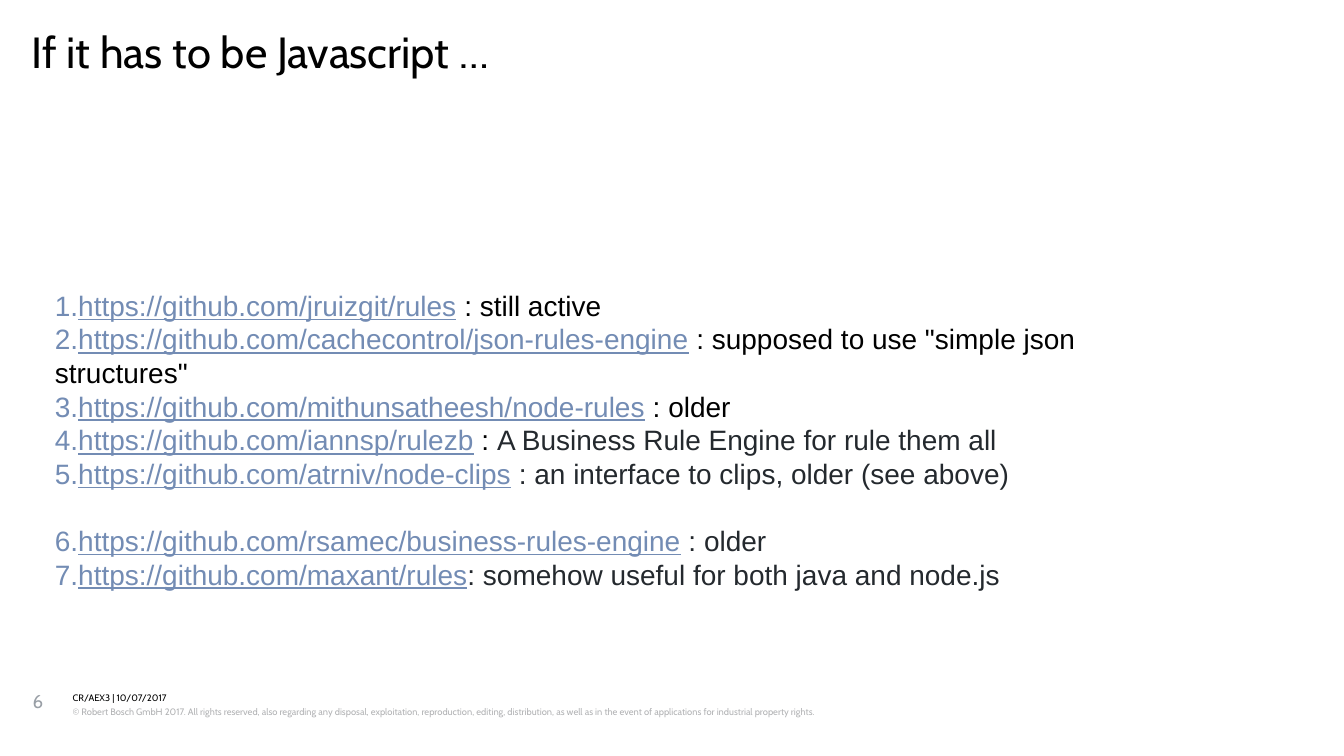
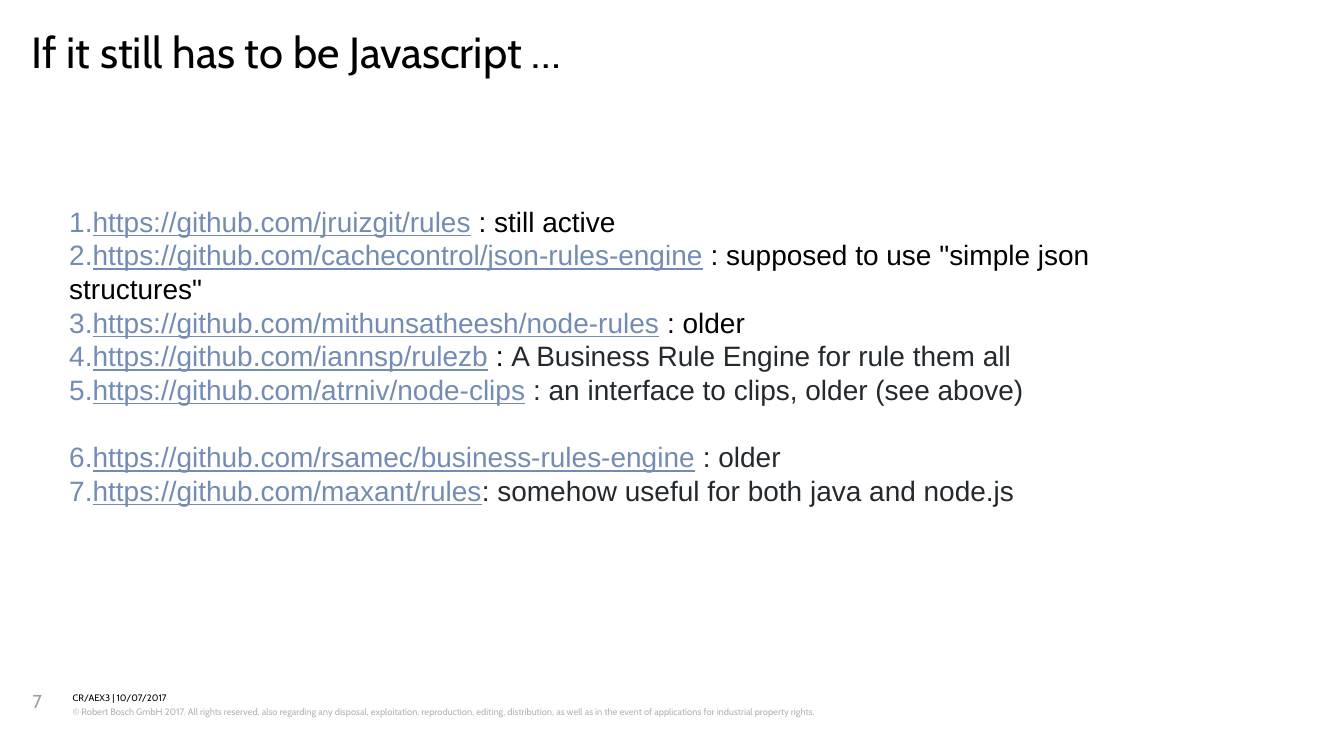
Before and after one commit to sofayam/node-rules-test, a slide deck: slide 7 of RulesForMyAssist.pptx (slide 6 before the commit). Drawn at 1344x756 pixels with LibreOffice and Linux fonts; fonts in the diff are those of the drawing; background and template pictures are left out. Boxes give left, top, right and bottom in pixels: in the first picture for what was removed or moved away, otherwise in the second. Text is boxed around its words. In the diff, an @@ line names an element or a change of style, - is before the commit and + after.

```diff
--- a/RulesForMyAssist.pptx
+++ b/RulesForMyAssist.pptx
@@ text at (x1=32, y1=35, x2=521, y2=79): text changed @@
-If it has to be Javascript …
+If it still has to be Javascript …
@@ text "https://github.com/jruizgit/rules : still active" moved from (x1=55, y1=295, x2=1075, y2=590) to (x1=69, y1=211, x2=1089, y2=506) @@
@@ text at (x1=33, y1=695, x2=42, y2=708): text changed @@
-6
+7
```
Also in this commit, not shown: 5 other slides changed, 3 slides added, 1 other file.
